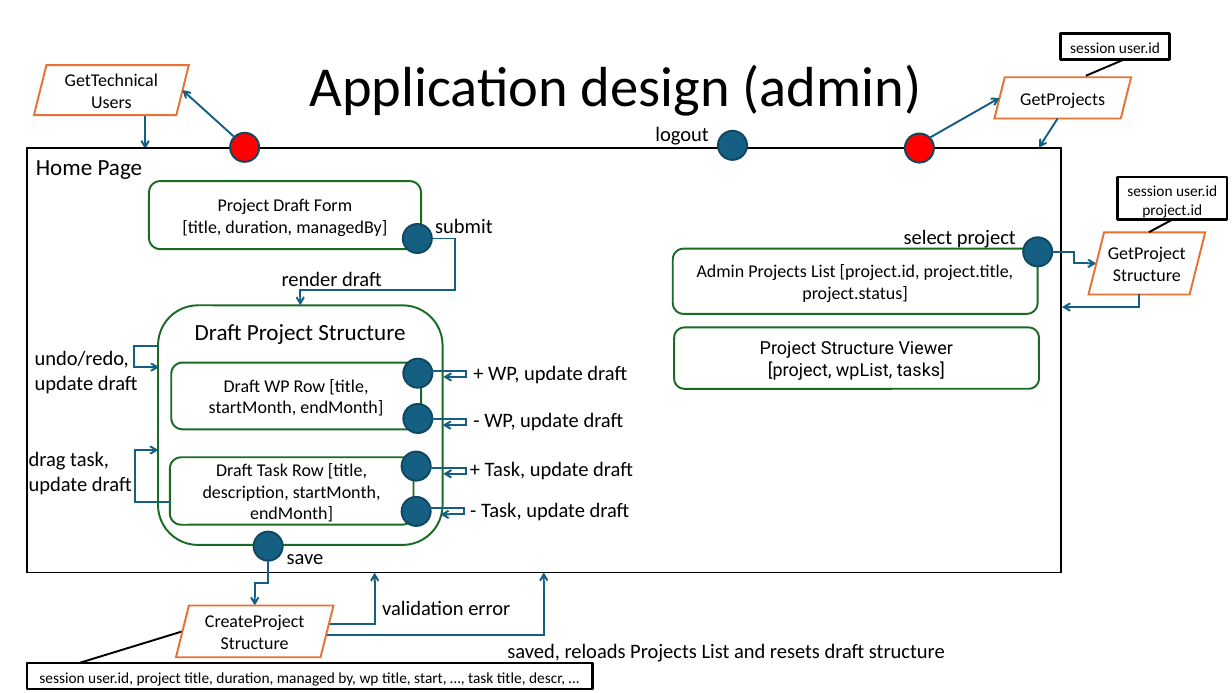
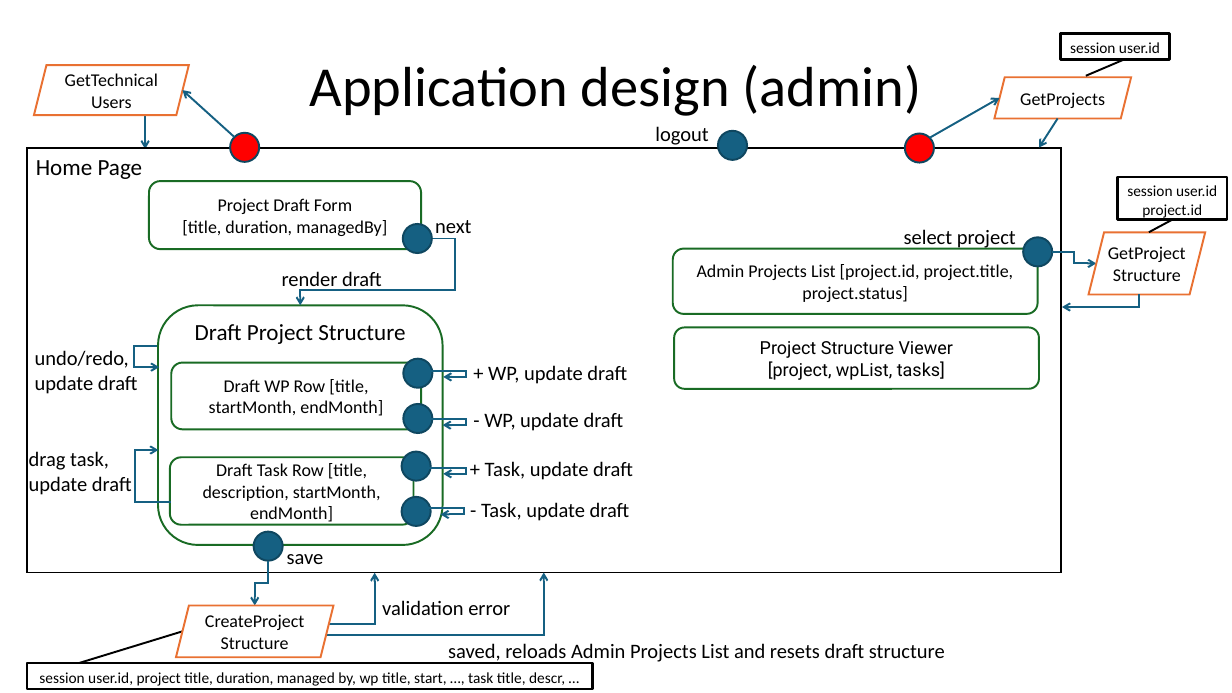
Before and after one commit to gilbertobrambilla/tiw-2026-html, a slide deck: slide 31 of docs/TIW_documentazione.pptx. Drawn at 1232x693 pixels with LibreOffice and Linux fonts; fonts in the diff are those of the drawing. Boxes give left, top, right and bottom in pixels: in the first picture for what was removed or moved away, otherwise in the second. Text is boxed around its words. In the diff, an @@ line names an element or a change of style, - is before the commit and + after.

```diff
--- a/docs/TIW_documentazione.pptx
+++ b/docs/TIW_documentazione.pptx
@@ text at <box>435,220,471,239</box>: text changed @@
-submit
+next
@@ text at <box>448,643,945,664</box>: text changed @@
-saved, reloads Projects List and resets draft structure
+saved, reloads Admin Projects List and resets draft structure
```
Also in this commit, not shown: 3 other slides changed, 4 slides added, 1 slide removed, 1 other file.
